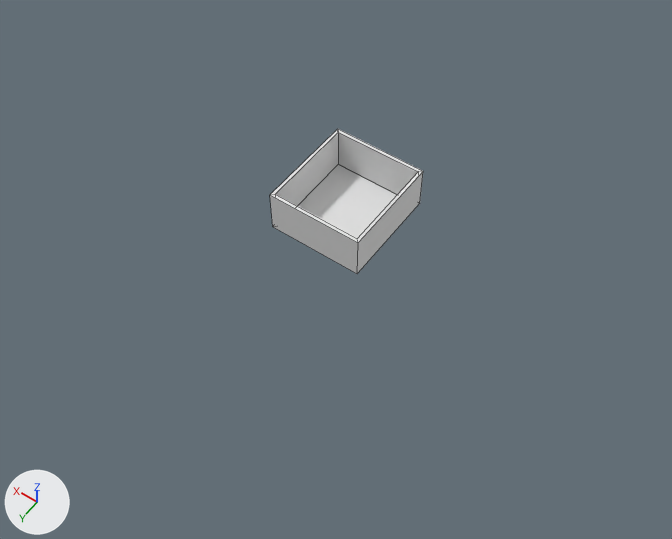
The Blender file Models/Aquario/Aquario.blend, before and after one commit.
One viewpoint serves both versions: a camera (50 mm lens) standing at (-14.9, 22.0, 30.3) and looking at (-0.7, 2.0, -1.1). The lights are fixed; the arrows at lower left show +X, +Y and +Z. Mesh edges are drawn as thin lines.
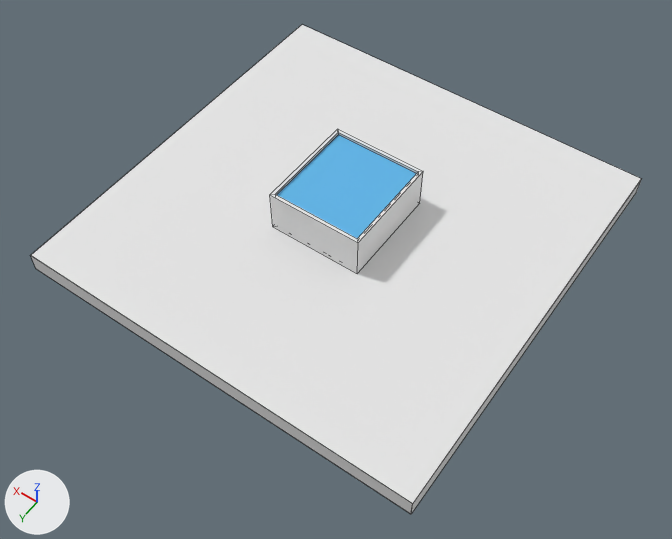
Commit message: aquario alterado

Changed parts and their boxes [x1, y1, x2, y2] in the pictures (672 x 539 px):
'Table', added
    after: [31, 25, 641, 504]
'Cube.001', added (blue)
    after: [277, 135, 416, 239]
'Under Table.003', added
    after: [31, 256, 412, 514]
'Under Table.001', added
    after: [411, 180, 641, 514]
'Under Table', added
    after: [162, 194, 631, 513]
'Under Table.002', added
    after: [30, 28, 298, 261]
'Plane', unchanged, covered by the edit
    before: [298, 165, 397, 239]

Edits to the bpy script that builds the scene:
```text
Add mat_material:
    mat_material = diffuse_material('Material')
    mat_material.base_color = (0.8, 0.8, 0.8)  # white #e7e7e7
Add mat_material_001:
    mat_material_001 = diffuse_material('Material.001')
    mat_material_001.base_color = (0.131, 0.473, 0.8)  # blue #65b7e7
Add me_plane_001:
    me_plane_001.from_pydata([(-1.0, -1.0, 0.0), (1.0, -1.0, 0.0), (-1.0, 1.0, 0.0), (1.0, 1.0, 0.0)], [], [(0, 1, 3, 2)])
    me_plane_001.materials.append(mat_material)  # its picture is missing
Add me_cube_001:
    me_cube_001.from_pydata(...)  # a box spanning x -2.23..2.25, y -1.51..3.38, z -1.09..0.89
    me_cube_001.materials.append(mat_material_001)  # blue #65b7e7
Add me_plane_003:
    me_plane_003.from_pydata([(-0.03, -1.0, -0.01), (0.06, -1.0, -0.01), (-0.03, 1.0, -0.01), (0.06, 1.0, -0.01)], [], [(0, 1, 3, 2)])
    me_plane_003.materials.append(mat_material)  # its picture is missing
Add ob_table:
    ob_table = bpy.data.objects.new('Table', me_plane_001)
    ob_table.location = (0.19, 0.06, -0.01)
    ob_table.scale = (9.45, 9.45, 9.45)
Add ob_cube_001:
    ob_cube_001 = bpy.data.objects.new('Cube.001', me_cube_001)
    ob_cube_001.location = (0.19, -0.85, 1.04)
    ob_cube_001.scale = (0.917, 0.917, 0.917)
Add ob_under_table_001:
    ob_under_table_001 = bpy.data.objects.new('Under Table.001', me_plane_003)
    ob_under_table_001.parent = ob_under_table
    ob_under_table_001.matrix_parent_inverse = Matrix(((0.106, 0.0, 0.0, -0.0206), (0.0, 0.106, 0.0, -0.00675), (0.0, 0.0, 0.106, 0.0949), (0.0, 0.0, 0.0, 1.0)))
    ob_under_table_001.location = (-9.316, 0.0637, -0.579)
    ob_under_table_001.rotation_euler = (-0.0000316, -1.575, 0.0000315)  # degrees (0, -90, 0)
    ob_under_table_001.scale = (9.45, 9.45, 9.45)
Add ob_under_table:
    ob_under_table = bpy.data.objects.new('Under Table', me_plane_001.copy())
    ob_under_table.location = (0.19, 0.06, -0.9)
    ob_under_table.scale = (9.45, 9.45, 9.45)
Add ob_under_table_002:
    ob_under_table_002 = bpy.data.objects.new('Under Table.002', me_plane_003.copy())
    ob_under_table_002.parent = ob_under_table
    ob_under_table_002.matrix_parent_inverse = Matrix(((0.106, 0.0, 0.0, -0.0206), (0.0, 0.106, 0.0, -0.00675), (0.0, 0.0, 0.106, 0.0949), (0.0, 0.0, 0.0, 1.0)))
    ob_under_table_002.location = (9.59, 0.0637, -0.579)
    ob_under_table_002.rotation_euler = (-0.0000316, -1.575, 0.0000315)  # degrees (0, -90, 0)
    ob_under_table_002.scale = (9.45, 9.45, 9.45)
Add ob_under_table_003:
    ob_under_table_003 = bpy.data.objects.new('Under Table.003', me_plane_003.copy())
    ob_under_table_003.parent = ob_under_table
    ob_under_table_003.matrix_parent_inverse = Matrix(((0.106, 0.0, 0.0, -0.0206), (0.0, 0.106, 0.0, -0.00675), (0.0, 0.0, 0.106, 0.0949), (0.0, 0.0, 0.0, 1.0)))
    ob_under_table_003.location = (0.205, 9.445, -0.579)
    ob_under_table_003.rotation_euler = (-0.0000315, -1.575, -4.712)  # degrees (0, -90, -270)
    ob_under_table_003.scale = (9.45, 9.45, 9.45)
```
